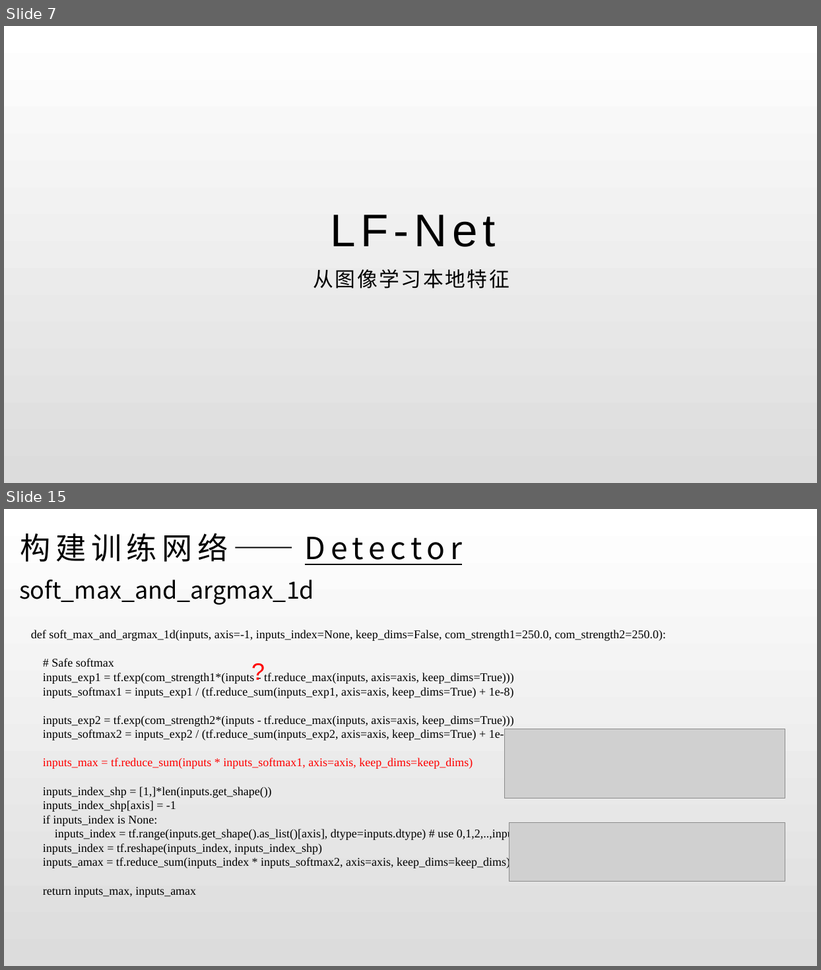
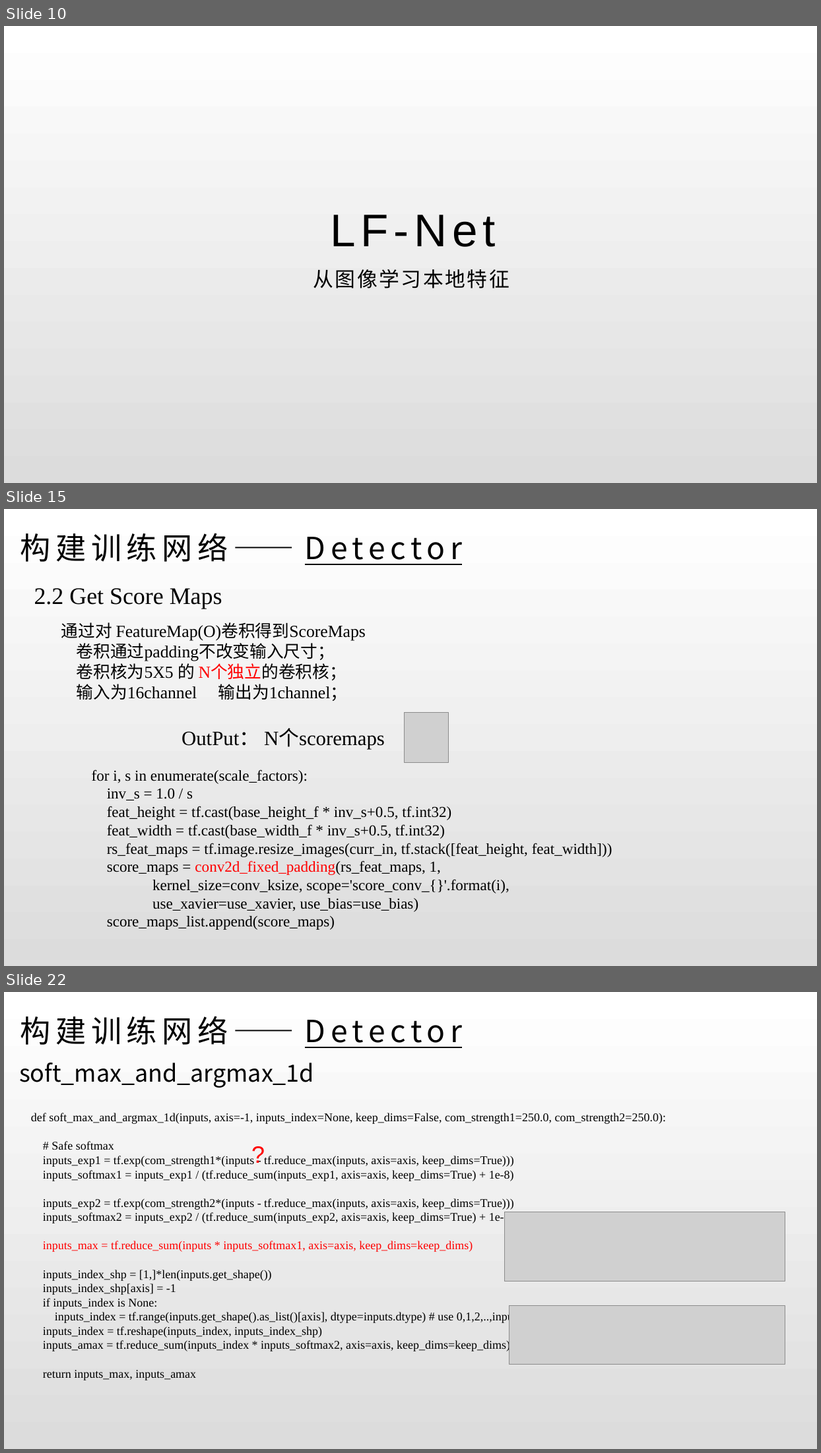
Before and after one commit to iamwangyabin/Awesome-Papers, a slide deck: paper/LF.pptx. Shown one above the other, each under a label of ours: slides 7 and 15 before the commit, slides 10, 15 and 22 after it; the slides between them are not shown. The pictures are 821x970 and 821x1453 pixels, drawn with LibreOffice and Linux fonts; fonts in the diff are those of the drawing; grey boxes stand for pictures. Boxes give left, top, right and bottom in pixels: in the first picture for what was removed or moved away, otherwise in the second. Text is boxed around its words. In the diff, an @@ line names an element or a change of style, - is before the commit and + after.

```diff
--- a/paper/LF.pptx
+++ b/paper/LF.pptx
@@ slide 15 added at [4,509,817,966], background gradient #FFFFFF to #DCDCDC @@
@@ title added at [20,533,228,562], 36 pt, text #000000 @@
+构建训练网络——Detector
@@ text added at [34,588,222,609], 28 pt, text #000000 @@
+2.2 Get Score Maps
@@ text added at [61,623,366,701], 20 pt, text #000000 @@
+通过对 FeatureMap(O)卷积得到ScoreMaps
+卷积通过padding不改变输入尺寸；
+卷积核为5X5 的 N个独立的卷积核；
+输入为16channel 输出为1channel；
@@ picture added at [405,713,449,762] @@
@@ text added at [182,729,385,749], 24 pt, text #000000 @@
+OutPut： N个scoremaps
@@ text added at [92,770,613,930], 18 pt, text #000000 @@
+for i, s in enumerate(scale_factors):
+inv_s = 1.0 / s
+feat_height = tf.cast(base_height_f * inv_s+0.5, tf.int32)
+feat_width = tf.cast(base_width_f * inv_s+0.5, tf.int32)
+rs_feat_maps = tf.image.resize_images(curr_in, tf.stack([feat_height, feat_width]))
+score_maps = conv2d_fixed_padding(rs_feat_maps, 1,
+kernel_size=conv_ksize, scope='score_conv_{}'.format(i),
+use_xavier=use_xavier, use_bias=use_bias)
+score_maps_list.append(score_maps)
@@ what was slide 7 is now slide 10 @@
@@ what was slide 15 is now slide 22 @@
```
Also in this commit, not shown: 8 slides changed, 13 other slides added.
